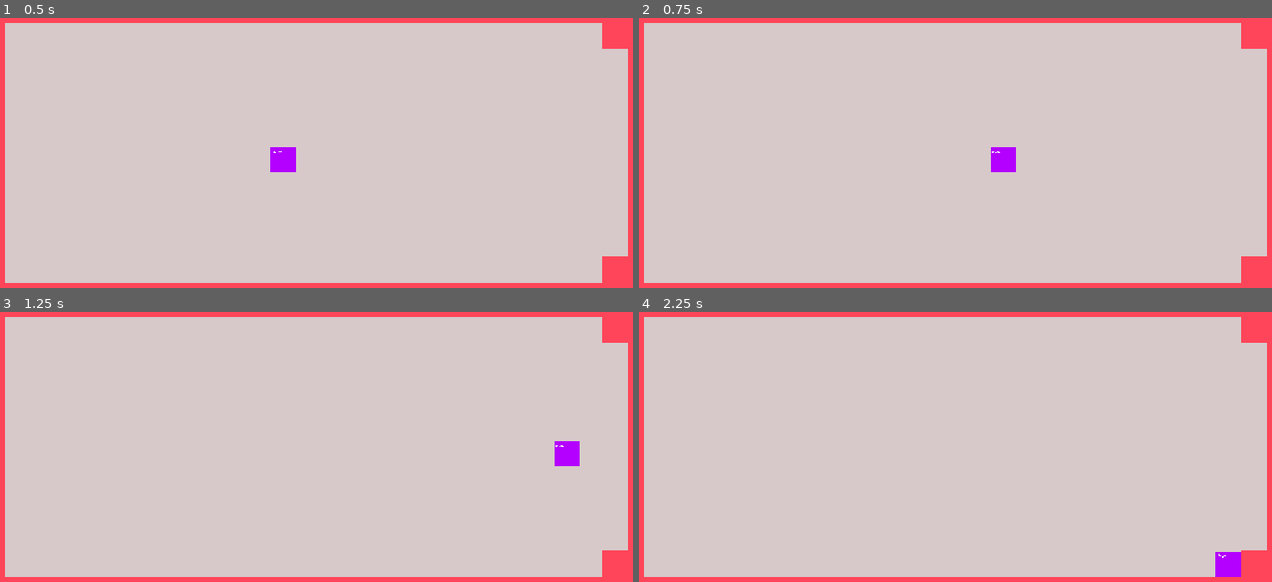
Above: before the commit, frames 1-4 (two rows, left to right).
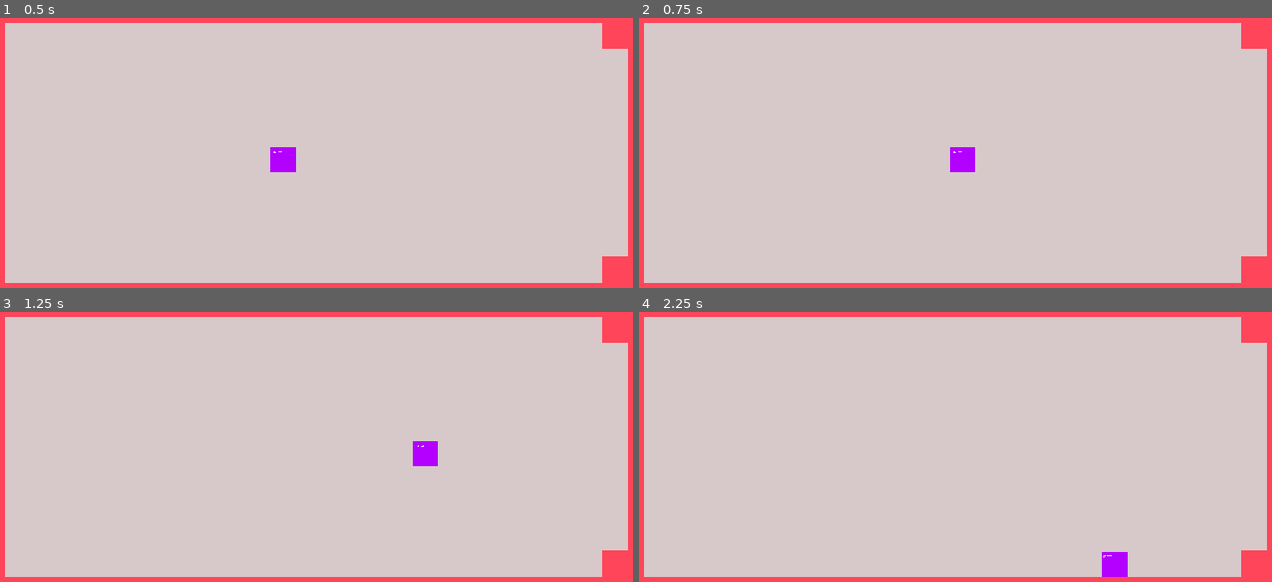
Above: after the commit, the same moments.

Repository: Papyrustheskeleton/Game
Game: Godot game, scene res://levels/level_1.tscn
Two runs of this game, one before a commit and one after it. Both use one fixed random seed, a clock stepped at 60 frames per second and the inputs below.
Inputs:
- Up to frame 1 (0.5 s): no input
- Up to frame 2 (0.75 s): tap Enter at 0.5 s; hold Right (ui_right) from 0.53 s (still down)
- Up to frame 3 (1.25 s): keep holding Right (ui_right)
- Up to frame 4 (2.25 s): release Right (ui_right) at 1.28 s; hold Down (ui_down) 1.28-2.03 s; hold Right (ui_right) from 2.03 s (still down)

Frame 1 is identical in both runs. In frame 2, 0.7% of the frame differs, in the area x 49-60%, y 47-58%; in frame 3, 0.7%; in frame 4, 0.8%, in the area x 73-96%, y 88-99%.

Commit message:
The enemy can now start battles(WIP)

Diff:
--- /dev/null
+++ b/battle-menu.tscn
@@ -0,0 +1,58 @@
+[gd_scene format=3 uid="uid://difqfnagtl5rc"]
+
+[ext_resource type="Texture2D" uid="uid://dem7sc32fc5o3" path="res://assets/walls,floors,details/battle-menu/battle-text-box.png" id="2_14gt5"]
+
+[sub_resource type="GDScript" id="GDScript_2ni0y"]
+resource_name = "Battle1"
+script/source = "extends Control
+@onready var text = get_node(\"Text\")
+# Called when the node enters the scene tree for the first time.
+func _ready() -> void:
+	text.
+
+
+# Called every frame. 'delta' is the elapsed time since the previous frame.
+func _process(delta: float) -> void:
+	pass
+"
+
+[sub_resource type="PlaceholderTexture2D" id="PlaceholderTexture2D_75qrs"]
+
+[node name="root" type="Control" unique_id=1785730623]
+layout_mode = 3
+anchors_preset = 0
+mouse_filter = 2
+script = SubResource("GDScript_2ni0y")
+
+[node name="ColorRect" type="ColorRect" parent="." unique_id=405057013]
+layout_mode = 0
+offset_right = 1151.0
+offset_bottom = 674.0
+color = Color(0, 0, 0, 1)
+
+[node name="Enemyplace" type="Sprite2D" parent="." unique_id=1680874384]
+position = Vector2(569, 174)
+scale = Vector2(394.5, 240.5)
+texture = SubResource("PlaceholderTexture2D_75qrs")
+
+[node name="NinePatchRect" type="NinePatchRect" parent="." unique_id=34065024]
+layout_mode = 1
+offset_left = 253.0
+offset_top = 323.0
+offset_right = 907.0
+offset_bottom = 501.0
+texture = ExtResource("2_14gt5")
+region_rect = Rect2(16, 22.25, 279, 108)
+patch_margin_left = 3
+patch_margin_top = 40
+patch_margin_right = 3
+patch_margin_bottom = 2
+
+[node name="Text" type="Label" parent="." unique_id=2059056216]
+layout_mode = 0
+offset_left = 270.0
+offset_top = 334.0
+offset_right = 879.0
+offset_bottom = 482.0
+text = "
+"
--- a/levels/level_1.tscn
+++ b/levels/level_1.tscn
@@ -65,7 +65,8 @@
 
 [node name="player" parent="." unique_id=1984382929 groups=["player"] instance=ExtResource("3_n46q3")]
 position = Vector2(567, 329.00003)
-speedY = 500.0
+speedX = 250.0
+speedY = 250.0
 
 [node name="sensor" parent="." unique_id=1427610958 instance=ExtResource("4_kx6l7")]
 position = Vector2(981, 354)
--- a/levels/level_2.tscn
+++ b/levels/level_2.tscn
@@ -123,6 +123,8 @@
 
 [node name="player" parent="." unique_id=1984382929 groups=["player"] instance=ExtResource("3_0srwa")]
 position = Vector2(104.00001, 162)
+speedX = 250.0
+speedY = 250.0
 
 [node name="Backsensor" parent="." unique_id=2036072899 instance=ExtResource("4_v5uil")]
 position = Vector2(33, 176)
--- a/scenes/enemy.tscn
+++ b/scenes/enemy.tscn
@@ -1,6 +1,7 @@
 [gd_scene format=3 uid="uid://gbgmc8mxfeg5"]
 
 [ext_resource type="Texture2D" uid="uid://cvgff7wfiju0v" path="res://assets/walls,floors,details/place-enemy.png" id="1_7p1mj"]
+[ext_resource type="PackedScene" uid="uid://difqfnagtl5rc" path="res://battle-menu.tscn" id="1_md0e3"]
 
 [sub_resource type="GDScript" id="GDScript_4pxsk"]
 script/source = "extends CharacterBody2D
@@ -9,6 +10,7 @@
 @export var patrol_speed:float =40.00
 @export var charge_speed:float = 180.00
 @export var patrol_points: Array[Vector2]=[]
+@export var battle_scene: PackedScene
 var patrol_index: int = 0
 var start_pos: Vector2
 var player: Node2D = null
@@ -21,7 +23,7 @@
 		State.CHARGE:
 			_charge(delta)
 		State.ATTACK:
-			pass
+			State.ATTACK
 func _patrol(delta):
 	if patrol_points.is_empty():
 		return
@@ -40,18 +42,24 @@
 		return
 	var direction = player.global_position - global_position
 	if direction.length() > 20.00:
-		velocity = direction.normalized() * charge_speed
+		velocity = direction.normalized() * charge_speed*2
 	else:
 		_start_attack()
 	move_and_slide()
 func _start_attack():
+	if state == State.ATTACK:
+		return
 	state = State.ATTACK
 	velocity = Vector2.ZERO
-
+	if battle_scene == null:
+		push_error(\"No battle scene has been assigned\")
+		return
+	get_tree().call_deferred(\"change_scene_to_packed\", battle_scene)
 
 func _on_area_2d_body_entered(body: Node2D) -> void:
 	if body.name == \"player\":
 		player = body
+
 		state = State.CHARGE
 
 
@@ -63,7 +71,7 @@
 func _on_deadzone_body_entered(body: Node2D) -> void:
 	if body.name == \"player\":
 		body=player
-		state=State.ATTACK
+		_start_attack()
 	print(\"in deadzone\")
 
 
@@ -84,6 +92,7 @@
 script = SubResource("GDScript_4pxsk")
 patrol_speed = 60.0
 patrol_points = Array[Vector2]([Vector2(0, 0)])
+battle_scene = ExtResource("1_md0e3")
 
 [node name="Sprite2D" type="Sprite2D" parent="." unique_id=460351139]
 scale = Vector2(2, 2)
Binary file added: assets/walls,floors,details/battle-menu/battle-text-box.aseprite
Binary file added: assets/walls,floors,details/battle-menu/battle-text-box.png
Not shown, added: assets/walls,floors,details/battle-menu/battle-text-box.png.import
Binary file added: assets/walls,floors,details/battle-menu/box-1.aseprite
Binary file added: assets/walls,floors,details/battle-menu/buttons.png
Not shown, added: assets/walls,floors,details/battle-menu/buttons.png.import
